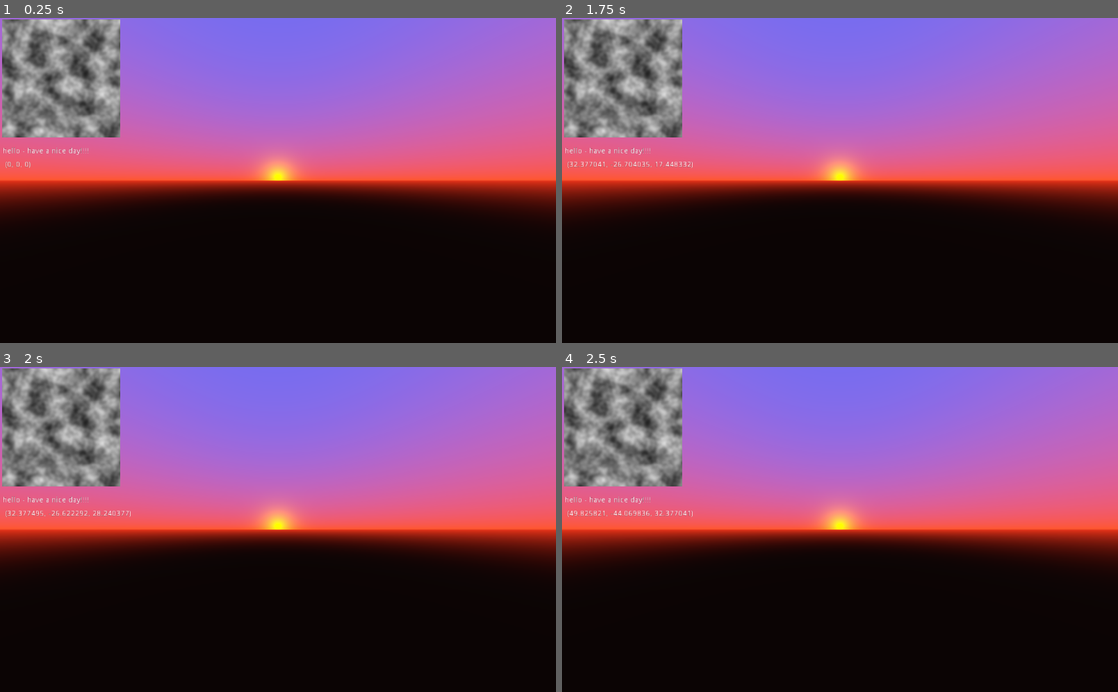
Above: before the commit, frames 1-4 (two rows, left to right).
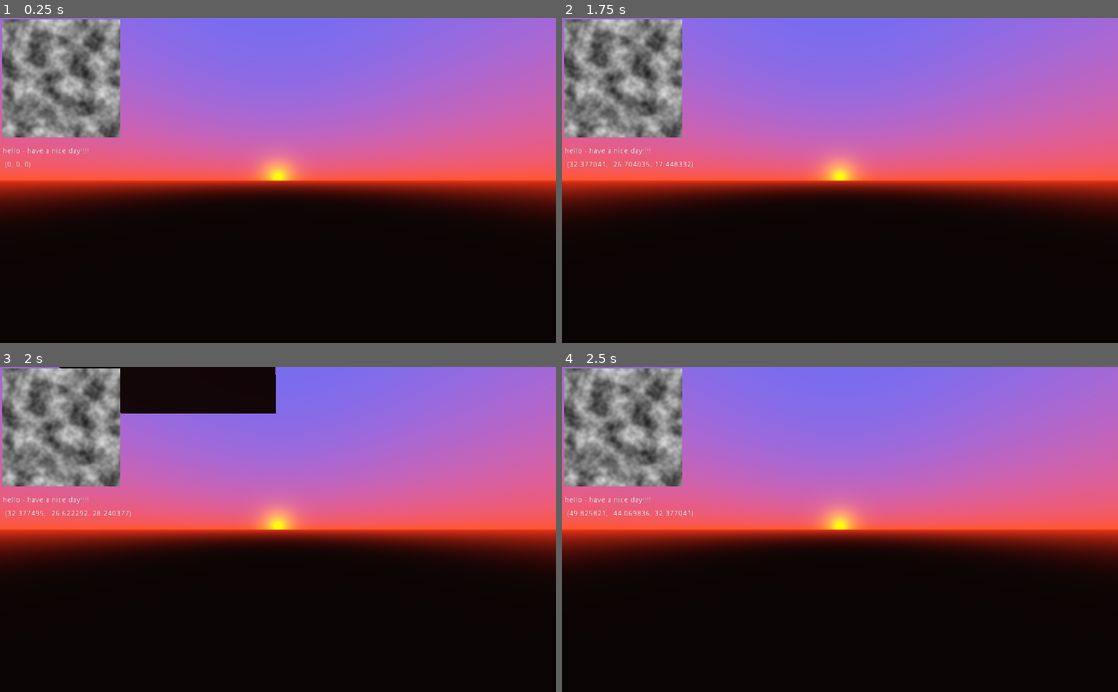
Above: after the commit, the same moments.

Repository: CherrySodaPop/VoxelGame
Game: Godot game, scene res://world/world.tscn
Same seed, same stepped clock (60 frames per second), same inputs: the game is played once before the commit and once after it.
Inputs (mouse positions are in pixels of both pictures, inside the frame that each line leads up to):
- Up to frame 1 (0.25 s): no input
- Up to frame 2 (1.75 s): tap Enter at 0.5 s; move the mouse to (962, 164) at 0.52 s; hold D (playerMoveRight) 0.53-1.28 s; hold Shift (playerCrouch) 0.53-1.28 s; tap Space (playerJump) at 0.77, 1.25, 1.52 s; move the mouse to (728, 196) at 1.27 s; hold S (playerMoveBackward) from 1.28 s (still down); tap Shift (playerCrouch) at 1.35 s
- Up to frame 3 (2 s): keep holding S (playerMoveBackward)
- Up to frame 4 (2.5 s): move the mouse to (895, 458) at 2.02 s; release S (playerMoveBackward) at 2.03 s; hold D (playerMoveRight) from 2.03 s (still down); hold Shift (playerCrouch) from 2.03 s (still down)

Frames 1-2 are identical in both runs. In frame 3, 4.1% of the frame differs, in the area x 10-50%, y 0-15%; in frame 4, nothing differs.

Commit message:
Fixed chunks and mesh generating incorrectly and normal data

Diff:
--- /dev/null
+++ b/sourcecode/VoxelGame/assets/environment/sunset.tres
@@ -0,0 +1,17 @@
+[gd_resource type="Environment" load_steps=2 format=2]
+
+[sub_resource type="ProceduralSky" id=2]
+radiance_size = 3
+sky_top_color = Color( 0.419608, 0.431373, 0.960784, 1 )
+sky_horizon_color = Color( 1, 0.341176, 0.164706, 1 )
+sky_curve = 0.272829
+ground_bottom_color = Color( 0.0470588, 0.0196078, 0.0196078, 1 )
+ground_horizon_color = Color( 0.909804, 0.2, 0.105882, 1 )
+sun_color = Color( 1, 0.513726, 0, 1 )
+sun_latitude = 1.44
+sun_curve = 0.031864
+sun_energy = 2.0
+
+[resource]
+background_mode = 2
+background_sky = SubResource( 2 )
--- /dev/null
+++ b/sourcecode/VoxelGame/assets/materials/material_test.tres
@@ -0,0 +1,3 @@
+[gd_resource type="SpatialMaterial" format=2]
+
+[resource]
--- a/sourcecode/VoxelGame/objects/worldGeneration/chunk.gd
+++ b/sourcecode/VoxelGame/objects/worldGeneration/chunk.gd
@@ -7,23 +7,40 @@
 	# is chunk generated?
 	#	LoadChunkData();
 	# else
+
+	var beforeGeneration = OS.get_system_time_msecs();
 	Generate();
-	#ConstructMesh();
+	var afterGeneration = OS.get_system_time_msecs();
+	print("ChunkGenerationTime: %d" % [afterGeneration - beforeGeneration]);
+
+	var beforeConstruct = OS.get_system_time_msecs();
+	ConstructMesh();
+	var afterConstruct = OS.get_system_time_msecs();
+	print("MeshContructionTime: %d" % [afterConstruct - beforeConstruct]);
+
+	#BegimMeshConstruction();
+	#BuildFace(get_parent().meshFaces.TOP, Vector3(0,0,0));
+	#BuildFace(get_parent().meshFaces.TOP, Vector3(1,0,0));
+	#BuildFace(get_parent().meshFaces.TOP, Vector3(2,0,0));
+	#BuildFace(get_parent().meshFaces.TOP, Vector3(3,0,0));
+	#BuildFace(get_parent().meshFaces.BOTTOM, Vector3(1,0,0));
+	#CommitMesh();
+	#var packer = PackedScene.new();
+	#packer.pack(self);
+	#ResourceSaver.save("res://assets/debug/chunk.tscn", packer);
 
 func Generate():
 	var noise:OpenSimplexNoise = get_parent().simplexNoise;
 	var chunkSize = get_parent().chunkSize;
 
-	BegimMeshConstruction();
+	#BegimMeshConstruction();
 
 	# terrain generation
 	for _x in range(chunkSize.x):
 		for _z in range(chunkSize.z):
-			print(noise.get_noise_2d(_x + transform.origin.x, _z + transform.origin.z));
-			var noiseHeight:int = noise.get_noise_2d(_x + transform.origin.x, _z + transform.origin.z);
-			print(str(noiseHeight) + " " + str(Vector2(_x,_z)) + "\n")
-			var terrainAmp:int = 1.0;
-			var terrainPeak:int = int(chunkSize.y * ((noiseHeight / 2) + 0.5));
+			var noiseHeight:float = noise.get_noise_2d(_x + transform.origin.x, _z + transform.origin.z);
+			var terrainAmp:float = 0.1;
+			var terrainPeak:int = int(chunkSize.y * ((noiseHeight / 2) + 0.5) * terrainAmp);
 			var blockData = get_parent().blockData;
 
 			for _y in range(chunkSize.y, -1, -1):
@@ -33,9 +50,9 @@
 				if (_y == terrainPeak):
 					data[Vector3(_x,_y,_z)] = [blockData.id.STONE, {}];
 					continue;
-				data[Vector3(_x,_y,_z)] = [blockData.id.AIR, {}];
-			BuildFace(get_parent().meshFaces.TOP, Vector3(_x, terrainPeak, _z));
-	CommitMesh();
+				data[Vector3(_x,_y,_z)] = [blockData.id.STONE, {}];
+			#BuildFace(get_parent().meshFaces.TOP, Vector3(_x, terrainPeak, _z));
+	#CommitMesh();
 
 func ConstructMesh():
 	var chunkSize = get_parent().chunkSize;
@@ -46,55 +63,68 @@
 		for _z in range(chunkSize.z):
 			for _y in range(chunkSize.y):
 				var trueBlockPos:Vector3 = transform.origin + Vector3(_x, _y, _z);
-				#var pickedBlockData = get_parent().GetBlock(trueBlockPos + Vector3(0, -1, 0);
+				# check if im not an air block
+				if (get_parent().GetBlock(trueBlockPos) == null || get_parent().GetBlock(trueBlockPos)[get_parent().BLOCKDATA_ID] == blockData.id.AIR):
+					continue;
 				# top check
 				if (_y == chunkSize.y || IsFaceVisibleBlock( get_parent().GetBlock(trueBlockPos + Vector3(0, 1, 0)) )):
-					BuildFace(get_parent().meshFaces.TOP, Vector3(_x, _y, _z));
+					BuildFace(get_parent().meshFaceType.TOP, Vector3(_x, _y, _z));
 				# bottom check
-				#if (_y == 0 || IsFaceVisibleBlock( get_parent().GetBlock(trueBlockPos + Vector3(0, -1, 0)) )):
-				#	BuildFace(get_parent().meshFaces.BOTTOM, Vector3(_x, _y, _z));
+				if (_y == 0 || IsFaceVisibleBlock( get_parent().GetBlock(trueBlockPos + Vector3(0, -1, 0)) )):
+					BuildFace(get_parent().meshFaceType.BOTTOM, Vector3(_x, _y, _z));
 				# left check
-				#if (IsFaceVisibleBlock( get_parent().GetBlock(trueBlockPos + Vector3(-1, 0, 0)) )):
-				#	BuildFace(get_parent().meshFaces.LEFT, Vector3(_x, _y, _z));
+				if (IsFaceVisibleBlock( get_parent().GetBlock(trueBlockPos + Vector3(-1, 0, 0)) )):
+					BuildFace(get_parent().meshFaceType.LEFT, Vector3(_x, _y, _z));
 				# right check
-				#if (IsFaceVisibleBlock( get_parent().GetBlock(trueBlockPos + Vector3(1, 0, 0)) )):
-				#	BuildFace(get_parent().meshFaces.RIGHT, Vector3(_x, _y, _z));
+				if (IsFaceVisibleBlock( get_parent().GetBlock(trueBlockPos + Vector3(1, 0, 0)) )):
+					BuildFace(get_parent().meshFaceType.RIGHT, Vector3(_x, _y, _z));
 				# front check
-				#if (IsFaceVisibleBlock( get_parent().GetBlock(trueBlockPos + Vector3(0, 0, 1)) )):
-				#	BuildFace(get_parent().meshFaces.FRONT, Vector3(_x, _y, _z));
+				if (IsFaceVisibleBlock( get_parent().GetBlock(trueBlockPos + Vector3(0, 0, 1)) )):
+					BuildFace(get_parent().meshFaceType.FRONT, Vector3(_x, _y, _z));
 				# back check
-				#if (IsFaceVisibleBlock( get_parent().GetBlock(trueBlockPos + Vector3(0, 0, -1)) )):
-				#	BuildFace(get_parent().meshFaces.BACK, Vector3(_x, _y, _z));
+				if (IsFaceVisibleBlock( get_parent().GetBlock(trueBlockPos + Vector3(0, 0, -1)) )):
+					BuildFace(get_parent().meshFaceType.BACK, Vector3(_x, _y, _z));
 	CommitMesh();
 
 func BegimMeshConstruction():
 	surfaceToolInstance.begin(Mesh.PRIMITIVE_TRIANGLES);
 
-func BuildFace(faceType:Array, pos:Vector3 = Vector3.ZERO):
-	surfaceToolInstance.add_color(Color(1, 1, 1));
+func BuildFace(faceType:int, pos:Vector3 = Vector3.ZERO):
 	surfaceToolInstance.add_uv(Vector2(0, 0));
+	surfaceToolInstance.add_normal(get_parent().meshFaceNormal[faceType]);
 	for i in range(6):
-		surfaceToolInstance.add_vertex(faceType[i] + Vector3(pos));
+		surfaceToolInstance.add_vertex(get_parent().meshFacePos[faceType][i] + Vector3(pos));
 
 func CommitMesh():
 	$mesh.mesh = surfaceToolInstance.commit();
 
 func IsFaceVisibleBlock(pickedBlockData) -> bool:
 	var blockData = get_parent().blockData;
-	return !(pickedBlockData == null || pickedBlockData[get_parent().BLOCKDATA_ID] == blockData.id.AIR);
+	return (pickedBlockData == null || pickedBlockData[get_parent().BLOCKDATA_ID] == blockData.id.AIR);
 	# || !pickedBlockData[get_parent().BLOCKDATA_META].has("fullBlock") || pickedBlockData[get_parent().BLOCKDATA_META]["fullBlock"] == false);
 
 func _process(delta):
-	pass
-#	var returnMesh:ArrayMesh = BuildFace(get_parent().meshFaces.TOP);
-#	$mesh1.mesh = returnMesh;
-#	returnMesh = BuildFace(get_parent().meshFaces.BOTTOM);
-#	$mesh2.mesh = returnMesh;
-#	returnMesh = BuildFace(get_parent().meshFaces.LEFT);
-#	$mesh3.mesh = returnMesh;
-#	returnMesh = BuildFace(get_parent().meshFaces.RIGHT);
-#	$mesh4.mesh = returnMesh;
-#	returnMesh = BuildFace(get_parent().meshFaces.FRONT);
-#	$mesh5.mesh = returnMesh;
-#	returnMesh = BuildFace(get_parent().meshFaces.BACK);
-#	$mesh6.mesh = returnMesh;
+	return;
+	BegimMeshConstruction();
+	BuildFace(get_parent().meshFaceType.TOP);
+	$mesh1.mesh = surfaceToolInstance.commit();
+
+	BegimMeshConstruction();
+	BuildFace(get_parent().meshFaceType.BOTTOM);
+	$mesh2.mesh = surfaceToolInstance.commit();
+
+	BegimMeshConstruction();
+	BuildFace(get_parent().meshFaceType.LEFT);
+	$mesh3.mesh = surfaceToolInstance.commit();
+
+	BegimMeshConstruction();
+	BuildFace(get_parent().meshFaceType.RIGHT);
+	$mesh4.mesh = surfaceToolInstance.commit();
+
+	BegimMeshConstruction();
+	BuildFace(get_parent().meshFaceType.FRONT);
+	$mesh5.mesh = surfaceToolInstance.commit();
+
+	BegimMeshConstruction();
+	BuildFace(get_parent().meshFaceType.BACK);
+	$mesh6.mesh = surfaceToolInstance.commit();
--- a/sourcecode/VoxelGame/objects/worldGeneration/worldGeneration.gd
+++ b/sourcecode/VoxelGame/objects/worldGeneration/worldGeneration.gd
@@ -10,13 +10,29 @@
 var chunkSize:Vector3 = Vector3(32, 256, 32);
 var chunkScene = preload("res://objects/worldGeneration/chunk.tscn");
 var blockData = preload("res://objects/worldGeneration/blockData.gd");
-const meshFaces = {
-	TOP = [Vector3(0, 0, 0), Vector3(1, 0, 0), Vector3(0, 0, 1), Vector3(1, 0, 0), Vector3(1, 0, 1), Vector3(0, 0, 1)],
-	BOTTOM = [Vector3(0, -1, 1), Vector3(1, -1, 1), Vector3(0, -1, 0), Vector3(1, -1, 1), Vector3(1, -1, 0), Vector3(0, -1, 0)],
-	LEFT = [Vector3(0, 0, 0), Vector3(0, 0, 1), Vector3(0, -1, 0), Vector3(0, 0, 1), Vector3(0, -1, 1), Vector3(0, -1, 0)],
-	RIGHT = [Vector3(1, 0, 1), Vector3(1, 0, 0), Vector3(1, -1, 1), Vector3(1, -1, 0), Vector3(1, -1, 1), Vector3(1, 0, 0)],
-	FRONT = [Vector3(0, -1, 1), Vector3(0, 0, 1), Vector3(1, 0, 1), Vector3(1, 0, 1), Vector3(1, -1, 1), Vector3(0, -1, 1)],
-	BACK = [Vector3(1, -1, 0), Vector3(1, 0, 0), Vector3(0, 0, 0), Vector3(0, 0, 0), Vector3(0, -1, 0), Vector3(1, -1, 0)], }
+enum meshFaceType {
+	TOP,
+	BOTTOM,
+	LEFT,
+	RIGHT,
+	FRONT,
+	BACK,
+}
+const meshFacePos = {
+	meshFaceType.TOP : [Vector3(0, 0, 0), Vector3(1, 0, 0), Vector3(0, 0, 1), Vector3(1, 0, 0), Vector3(1, 0, 1), Vector3(0, 0, 1)],
+	meshFaceType.BOTTOM : [Vector3(0, -1, 1), Vector3(1, -1, 1), Vector3(0, -1, 0), Vector3(1, -1, 1), Vector3(1, -1, 0), Vector3(0, -1, 0)],
+	meshFaceType.LEFT : [Vector3(0, 0, 0), Vector3(0, 0, 1), Vector3(0, -1, 0), Vector3(0, 0, 1), Vector3(0, -1, 1), Vector3(0, -1, 0)],
+	meshFaceType.RIGHT : [Vector3(1, 0, 1), Vector3(1, 0, 0), Vector3(1, -1, 1), Vector3(1, -1, 0), Vector3(1, -1, 1), Vector3(1, 0, 0)],
+	meshFaceType.FRONT : [Vector3(0, -1, 1), Vector3(0, 0, 1), Vector3(1, 0, 1), Vector3(1, 0, 1), Vector3(1, -1, 1), Vector3(0, -1, 1)],
+	meshFaceType.BACK : [Vector3(1, -1, 0), Vector3(1, 0, 0), Vector3(0, 0, 0), Vector3(0, 0, 0), Vector3(0, -1, 0), Vector3(1, -1, 0)], }
+const meshFaceNormal = {
+	meshFaceType.TOP : Vector3(0, 1, 0),
+	meshFaceType.BOTTOM : Vector3(0, -1, 0),
+	meshFaceType.LEFT : Vector3(-1, 0, 0),
+	meshFaceType.RIGHT : Vector3(1, 0, 0),
+	meshFaceType.FRONT : Vector3(0, 0, 1),
+	meshFaceType.BACK : Vector3(0, 0, -1),
+}
 const BLOCKDATA_ID = 0;
 const BLOCKDATA_META = 1;
 
@@ -26,7 +42,9 @@
 	textureNoise.set_flags(0);
 	$TextureRect.texture = textureNoise;
 
-	GenerateChunk(0,0);
+	for _x in range(1):
+		for _y in range(1):
+			GenerateChunk(_x, _y);
 	#for _x in range(1):
 	#	for _z in range(1):
 	#		var objChunk = chunkScene.instance();
--- a/sourcecode/VoxelGame/world/world.tscn
+++ b/sourcecode/VoxelGame/world/world.tscn
@@ -1,30 +1,16 @@
-[gd_scene load_steps=4 format=2]
+[gd_scene load_steps=3 format=2]
 
 [ext_resource path="res://objects/worldGeneration/worldGeneration.tscn" type="PackedScene" id=1]
-
-[sub_resource type="ProceduralSky" id=2]
-radiance_size = 3
-sky_top_color = Color( 0.419608, 0.431373, 0.960784, 1 )
-sky_horizon_color = Color( 1, 0.341176, 0.164706, 1 )
-sky_curve = 0.272829
-ground_bottom_color = Color( 0.0470588, 0.0196078, 0.0196078, 1 )
-ground_horizon_color = Color( 0.909804, 0.2, 0.105882, 1 )
-sun_color = Color( 1, 0.513726, 0, 1 )
-sun_latitude = 1.44
-sun_curve = 0.031864
-sun_energy = 2.0
-
-[sub_resource type="Environment" id=3]
-background_mode = 2
-background_sky = SubResource( 2 )
+[ext_resource path="res://assets/environment/sunset.tres" type="Environment" id=2]
 
 [node name="world" type="Spatial"]
 
 [node name="DirectionalLight" type="DirectionalLight" parent="."]
-transform = Transform( 1, 0, 0, 0, -0.969514, 0.245037, 0, -0.245037, -0.969514, 0, 1, 0 )
+transform = Transform( 1, 0, 0, 0, -0.965926, 0.258819, 0, -0.258819, -0.965926, 0, 0, 0 )
 light_color = Color( 1, 0.513726, 0, 1 )
+shadow_enabled = true
 
 [node name="WorldEnvironment" type="WorldEnvironment" parent="."]
-environment = SubResource( 3 )
+environment = ExtResource( 2 )
 
 [node name="worldGeneration" parent="." instance=ExtResource( 1 )]
